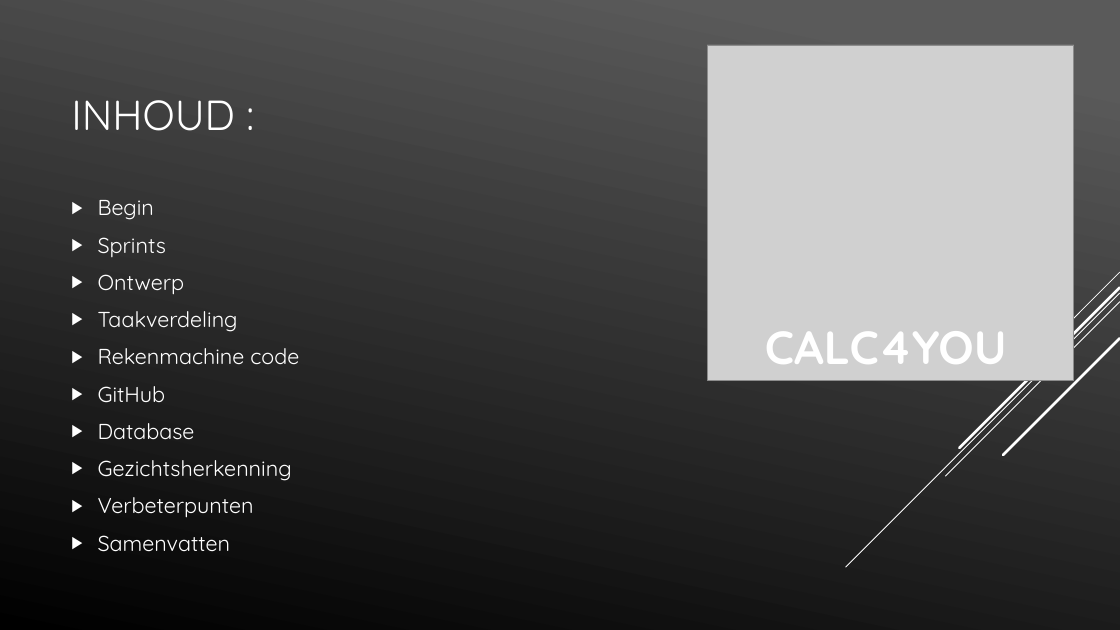
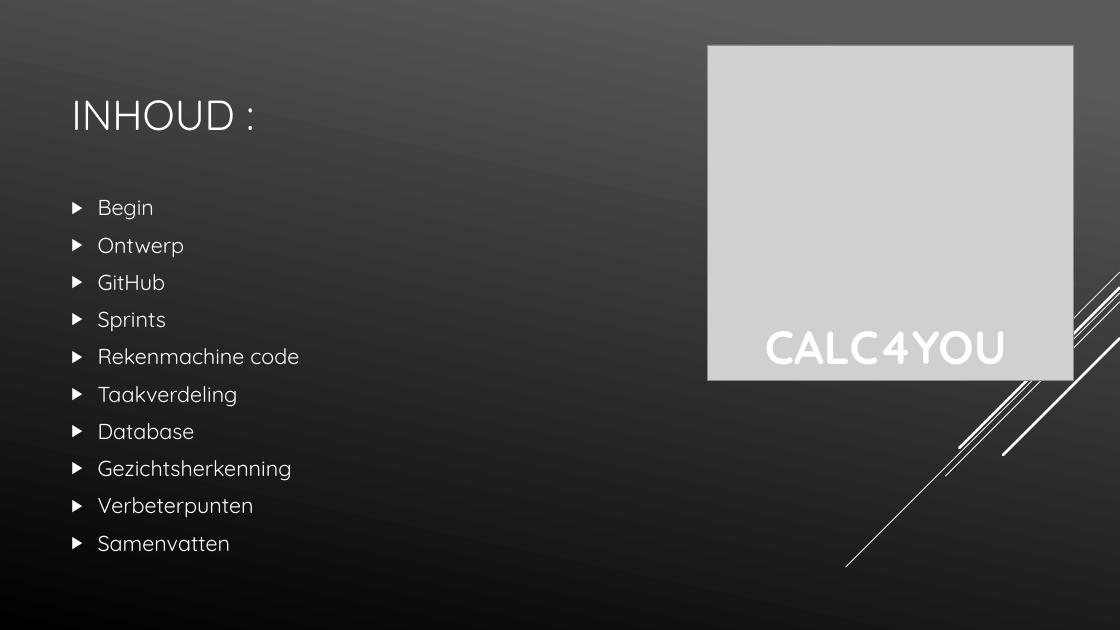
Before and after one commit to LucasHuls/Calc4You-Project-Groep-5, a slide deck: slide 2 of PowerPoint.pptx. Drawn at 1120x630 pixels with LibreOffice and Linux fonts; fonts in the diff are those of the drawing; grey boxes stand for pictures. Boxes give left, top, right and bottom in pixels: in the first picture for what was removed or moved away, otherwise in the second. Text is boxed around its words. In the diff, an @@ line names an element or a change of style, - is before the commit and + after.

```diff
--- a/PowerPoint.pptx
+++ b/PowerPoint.pptx
@@ text at (98,237,185,290): paragraphs added @@
+▶ Ontwerp
+▶ GitHub
@@ text at (98,348,299,365): text changed @@
-▶ Ontwerp
+▶ Rekenmachine code
@@ text at (98,348,299,403): paragraphs removed @@
-▶ Rekenmachine code
-▶ GitHub
```
Also in this commit, not shown: 2 other files.
